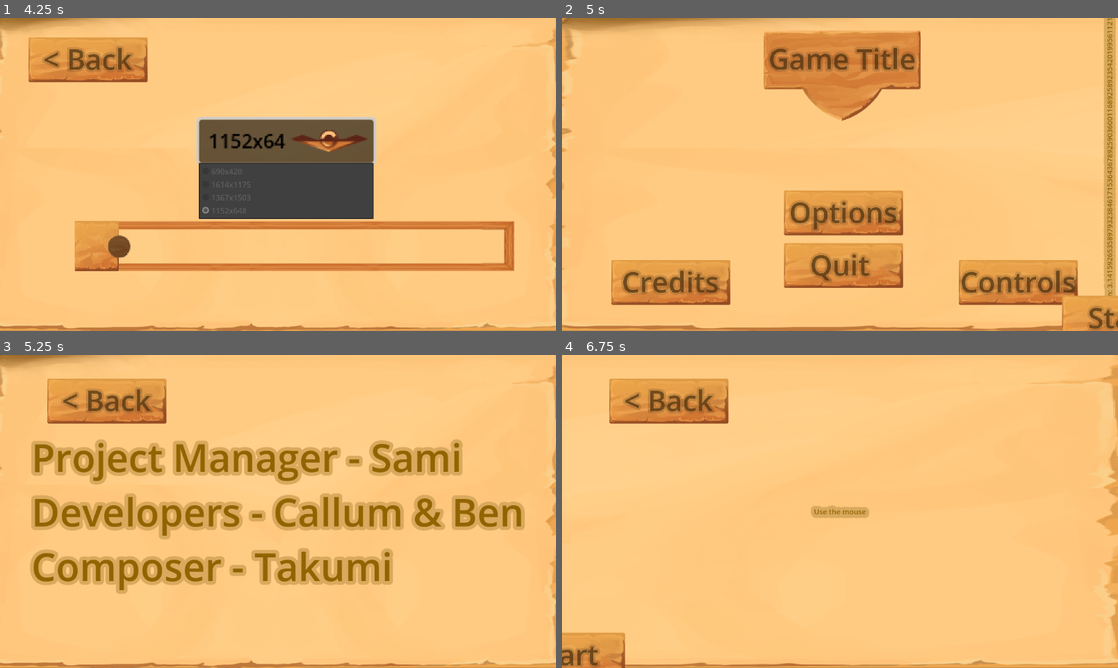
Above: before the commit, frames 1-4 (two rows, left to right).
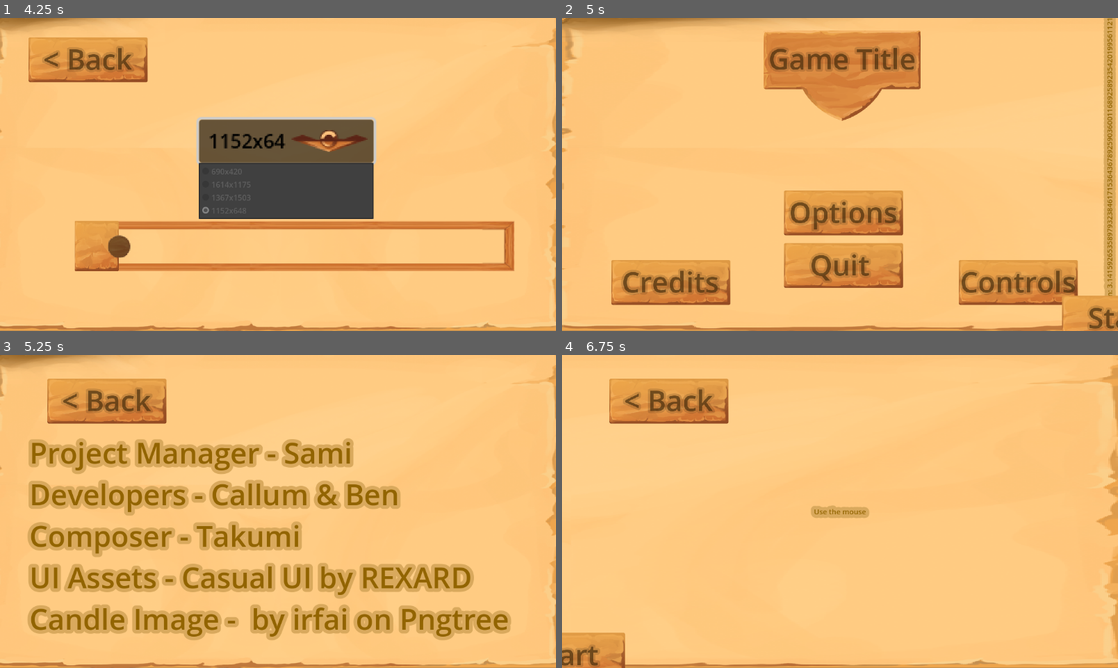
Above: after the commit, the same moments.

Repository: Benjamin-Fever/Global-Game-Jam-2024
Game: Godot game, scene res://start_menu.tscn
Two runs of this game, one before a commit and one after it. Both use one fixed random seed, a clock stepped at 60 frames per second and the inputs below.
Inputs:
- Up to frame 1 (4.25 s): tap Enter at 0.5 s; click "Options" at 1.25 s; click "1152x648" at 2 s; click "1152x648" at 2.75 s; click "1152x648" at 3.5 s
- Up to frame 2 (5 s): click "< Back" at 4.25 s
- Up to frame 3 (5.25 s): click "Credits" at 5 s
- Up to frame 4 (6.75 s): click "< Back" at 5.75 s; click "Controls" at 6.5 s

Frames 1-2 are identical in both runs. In frame 3, 31% of the frame differs, in the area x 5-95%, y 26-92%; in frame 4, nothing differs.

Commit message:
Added credit for visual assets

Diff:
--- a/credits.tscn
+++ b/credits.tscn
@@ -30,6 +30,7 @@
 expand_mode = 3
 
 [node name="Button2" type="TextureButton" parent="."]
+layout_mode = 0
 offset_left = 98.0
 offset_top = 49.0
 offset_right = 169.0
@@ -65,10 +66,10 @@
 anchor_top = 0.5
 anchor_right = 0.5
 anchor_bottom = 0.5
-offset_left = -511.0
-offset_top = -168.0
-offset_right = 511.0
-offset_bottom = 168.0
+offset_left = -515.0
+offset_top = -164.0
+offset_right = 521.0
+offset_bottom = 290.0
 grow_horizontal = 2
 grow_vertical = 2
 theme_override_colors/font_color = Color(0.572549, 0.392157, 0, 1)
@@ -76,9 +77,12 @@
 theme_override_constants/shadow_offset_x = 0
 theme_override_constants/shadow_offset_y = 0
 theme_override_constants/shadow_outline_size = 30
-theme_override_font_sizes/font_size = 80
+theme_override_font_sizes/font_size = 60
 text = "Project Manager - Sami
 Developers - Callum & Ben
-Composer - Takumi"
+Composer - Takumi
+UI Assets - Casual UI by REXARD
+Candle Image -  by irfai on Pngtree"
+autowrap_mode = 3
 
 [connection signal="pressed" from="Button2" to="." method="_on_button_pressed"]
